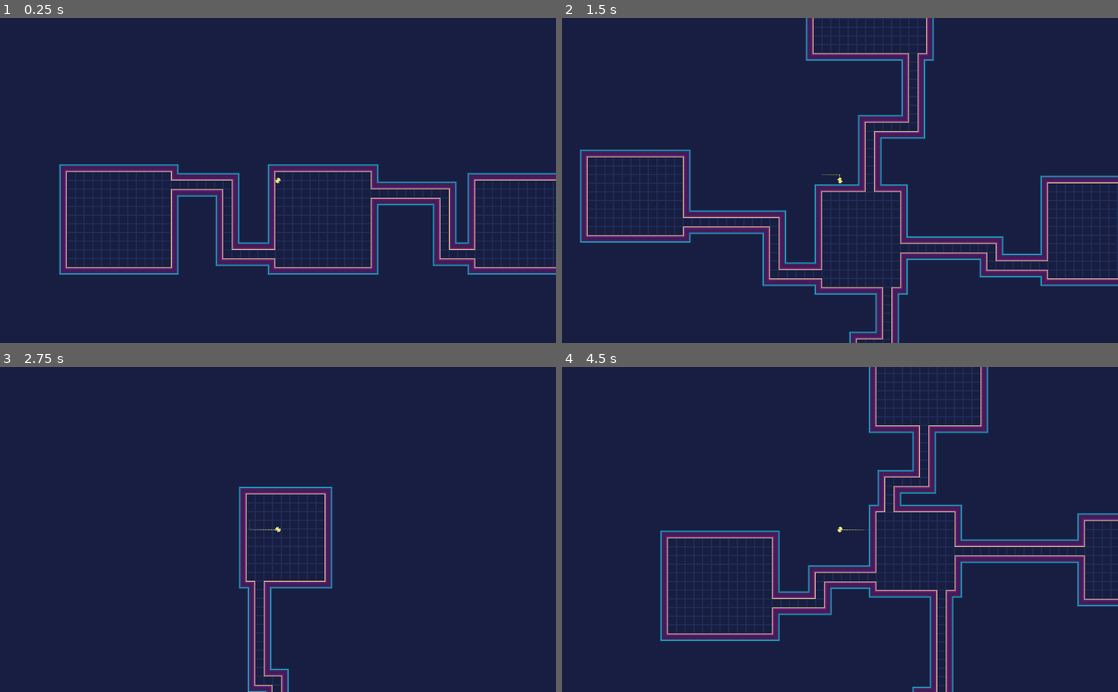
Above: before the commit, frames 1-4 (two rows, left to right).
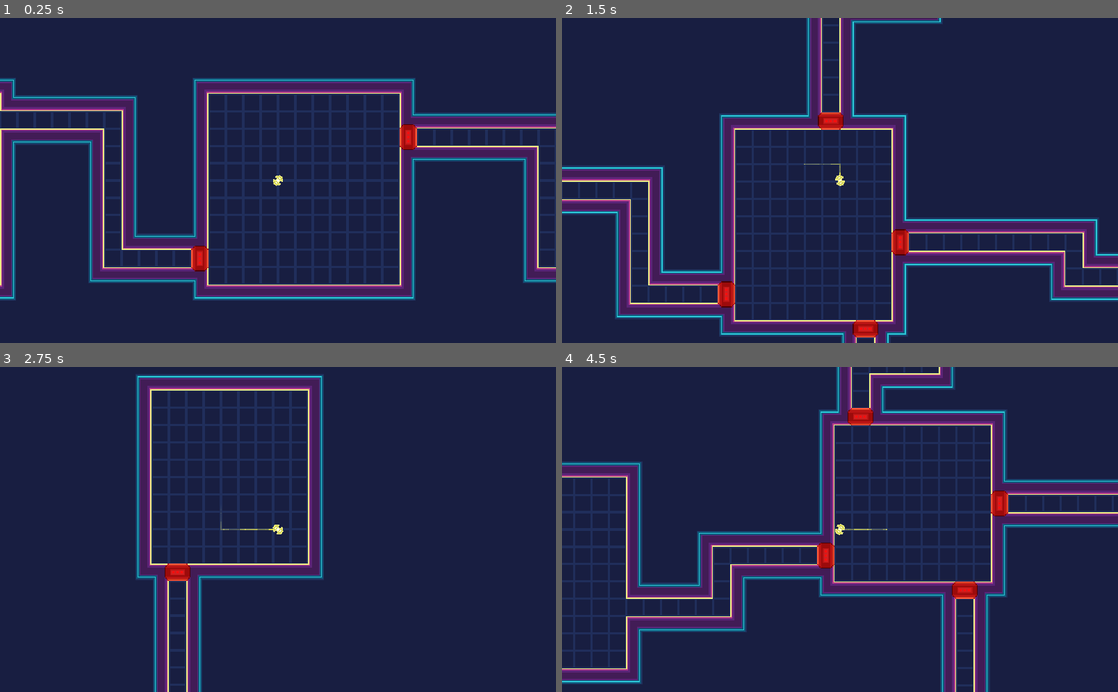
Above: after the commit, the same moments.

Repository: kosinaz/loop-breakerz
Game: Godot game, scene res://map.tscn
Two runs of this game, one before a commit and one after it. Both use one fixed random seed, a clock stepped at 60 frames per second and the inputs below.
Inputs (mouse positions are in pixels of both pictures, inside the frame that each line leads up to):
- Up to frame 1 (0.25 s): no input
- Up to frame 2 (1.5 s): tap Enter (ui_accept) at 0.5, 0.77 s; move the mouse to (962, 164) at 0.52 s; hold Right (ui_right) 0.53-1.28 s; click (962, 164) at 0.67 s; move the mouse to (728, 196) at 1.27 s; hold Down (ui_down) from 1.28 s (still down)
- Up to frame 3 (2.75 s): tap Enter (ui_accept) at 1.52 s; move the mouse to (333, 458) at 2.02 s; release Down (ui_down) at 2.03 s; hold Right (ui_right) from 2.03 s (still down)
- Up to frame 4 (4.5 s): move the mouse to (812, 594) at 2.77 s; release Right (ui_right) at 2.78 s; hold Up (ui_up) 2.78-3.53 s; click (812, 594) at 2.92 s; tap Enter (ui_accept) at 3.02, 3.77 s; move the mouse to (1006, 578) at 3.52 s; hold Left (ui_left) from 3.53 s (still down); move the mouse to (673, 480) at 4.27 s

The runs differ from the first frame. In frame 1, 31% of the frame differs, in the area x 0-100%, y 18-87%; in frame 2, 29%; in frame 3, 15%; in frame 4, 30%.

Commit message:
add doors

Diff:
--- /dev/null
+++ b/Loop Breakerz/door.tscn
@@ -0,0 +1,18 @@
+[gd_scene load_steps=3 format=2]
+
+[ext_resource path="res://assets/gate.png" type="Texture" id=1]
+
+[sub_resource type="RectangleShape2D" id=1]
+extents = Vector2( 8, 8 )
+
+[node name="Door" type="StaticBody2D"]
+collision_layer = 7
+collision_mask = 7
+
+[node name="Sprite" type="Sprite" parent="."]
+position = Vector2( 8, 8 )
+texture = ExtResource( 1 )
+
+[node name="CollisionShape2D" type="CollisionShape2D" parent="."]
+position = Vector2( 8, 8 )
+shape = SubResource( 1 )
--- a/Loop Breakerz/map.gd
+++ b/Loop Breakerz/map.gd
@@ -1,12 +1,12 @@
 extends Node2D
 
 # Room and corridor parameters
-export (Vector2) var zone_size = Vector2(25, 25)
-export (int) var tile_id = 0  # ID for walkable tiles
-
-onready var tilemap = $TileMap
+var zone_size = Vector2(25, 25)
+var tile_id = 0  # ID for walkable tiles
+var door_scene = preload("res://door.tscn")
 var rng = RandomNumberGenerator.new()
 var zones = {}
+onready var tilemap = $TileMap
 
 func _ready():
 	# Seed the RNG
@@ -68,6 +68,8 @@
 	var door_b_position = Vector2()
 	var corridor_b_position = Vector2()
 	var corridor_ab_position = Vector2()
+	var switched = false
+	var rotated = false
 	if zone_a_position.y == zone_b_position.y:
 		if zone_a_position.x < zone_b_position.x:
 			room_a_position = zones[zone_a_position].position
@@ -79,8 +81,9 @@
 			room_a_size = zones[zone_b_position].size
 			room_b_position = zones[zone_a_position].position
 			room_b_size = zones[zone_a_position].size
+			switched = true
 		wall_a_position = room_a_position + Vector2(room_a_size.x, 0)
-		door_a_position = wall_a_position + Vector2(0, randi() % int(room_a_size.y - 4) + 2)
+		door_a_position = wall_a_position + Vector2(-1, randi() % int(room_a_size.y - 4) + 2)
 		corridor_a_position = door_a_position + Vector2(0, -1)
 		corridor_ab_position = zone_a_position * zone_size + Vector2(zone_size.x - 3, door_a_position.y)
 		if zone_b_position.x < zone_a_position.x:
@@ -101,6 +104,7 @@
 			for y in range(corridor_b_position.y, corridor_b_position.y + 3):
 				tilemap.set_cellv(Vector2(x, y), tile_id)
 	else:
+		rotated = true
 		if zone_a_position.y < zone_b_position.y:
 			room_a_position = zones[zone_a_position].position
 			room_a_size = zones[zone_a_position].size
@@ -111,8 +115,9 @@
 			room_a_size = zones[zone_b_position].size
 			room_b_position = zones[zone_a_position].position
 			room_b_size = zones[zone_a_position].size
+			switched = true
 		wall_a_position = room_a_position + Vector2(0, room_a_size.y)
-		door_a_position = wall_a_position + Vector2(randi() % int(room_a_size.x - 4) + 2, 0)
+		door_a_position = wall_a_position + Vector2(randi() % int(room_a_size.x - 4) + 2, -1)
 		corridor_a_position = door_a_position + Vector2(-1, 0)
 		corridor_ab_position = zone_a_position * zone_size + Vector2(door_a_position.x, zone_size.y - 3)
 		if zone_b_position.y < zone_a_position.y:
@@ -132,76 +137,9 @@
 		for x in range(corridor_b_position.x, corridor_b_position.x + 3):
 			for y in range(corridor_ab_position.y, corridor_b_position.y + 3):
 				tilemap.set_cellv(Vector2(x, y), tile_id)
-
+	var door = door_scene.instance()
+	door.position = tilemap.map_to_world(door_b_position if switched else door_a_position)
+	door.get_node("Sprite").rotation_degrees = 0 if rotated else 90
+	add_child(door)
 	tilemap.update_bitmask_region(zone_a_position * zone_size, zone_a_position * zone_size + zone_size)
 	tilemap.update_bitmask_region(zone_b_position * zone_size, zone_b_position * zone_size + zone_size)
-
-#	var doors = []
-#	# Top
-#	if randi() % 2 + 1:
-#		var door_position = room_position + Vector2(randi() % (int(size.x) - 4) + 2, -1)
-#		for x in range(-1, 2):
-#			tilemap.set_cellv(door_position + Vector2(x, 0), tile_id)
-#		doors.append({
-#			"position": door_position,
-#			"direction": "up",
-#		})
-#
-#	# Bottom door
-#	if randi() % 2 + 1:
-#		var door_position = room_position + Vector2(randi() % (int(size.x) - 4) + 2, size.y)
-#		for x in range(-1, 2):
-#			tilemap.set_cellv(door_position + Vector2(x, 0), tile_id)
-#		doors.append({
-#			"position": door_position,
-#			"direction": "down",
-#		})
-#
-#	# Left door
-#	if randi() % 2 + 1:
-#		var door_position = room_position + Vector2(-1, randi() % (int(size.y) - 4) + 2)
-#		for y in range(-1, 2):
-#			tilemap.set_cellv(door_position + Vector2(0, y), tile_id)
-#		doors.append({
-#			"position": door_position,
-#			"direction": "left",
-#		})
-#
-#	# Right door
-#	if randi() % 2 + 1:
-#		var door_position = room_position + Vector2(size.x, randi() % (int(size.y) - 4) + 2)
-#		for y in range(-1, 2):
-#			tilemap.set_cellv(door_position + Vector2(0, y), tile_id)
-#		doors.append({
-#			"position": door_position,
-#			"direction": "right",
-#		})
-
-
-func get_valid_entrance(room: Rect2) -> Vector2:
-	# Get valid tiles for corridor entrances, excluding corners
-	var room_position = room.position
-	var width = room.size.x
-	var height = room.size.y
-
-	# Horizontal edges: Exclude the corners of the room
-	var top_edge = []
-	var bottom_edge = []
-
-	for x in range(1, width - 1):  # Exclude the corners by starting at 1 and ending before width - 1
-		top_edge.append(room_position + Vector2(x, 0))  # Add positions on the top edge
-		bottom_edge.append(room_position + Vector2(x, height - 1))  # Add positions on the bottom edge
-
-	# Vertical edges: Exclude the corners of the room
-	var left_edge = []
-	var right_edge = []
-
-	for y in range(1, height - 1):  # Exclude the corners by starting at 1 and ending before height - 1
-		left_edge.append(room_position + Vector2(0, y))  #  Add positions on the left edge
-		right_edge.append(room_position + Vector2(width - 1, y))  # Add positions on the right edge
-
-	# Combine all valid edges
-	var valid_positions = top_edge + bottom_edge + left_edge + right_edge
-
-	# Choose a random position from the valid tiles
-	return valid_positions[rng.randi_range(0, valid_positions.size() - 1)]
--- a/Loop Breakerz/map.tscn
+++ b/Loop Breakerz/map.tscn
@@ -181,4 +181,4 @@
 format = 1
 
 [node name="Looper" parent="." instance=ExtResource( 2 )]
-position = Vector2( 64, 64 )
+position = Vector2( 128, 128 )
--- a/Loop Breakerz/project.godot
+++ b/Loop Breakerz/project.godot
@@ -14,6 +14,12 @@
 run/main_scene="res://map.tscn"
 config/icon="res://icon.png"
 
+[display]
+
+window/stretch/mode="2d"
+window/stretch/aspect="keep"
+window/stretch/shrink=2.0
+
 [gui]
 
 common/drop_mouse_on_gui_input_disabled=true
